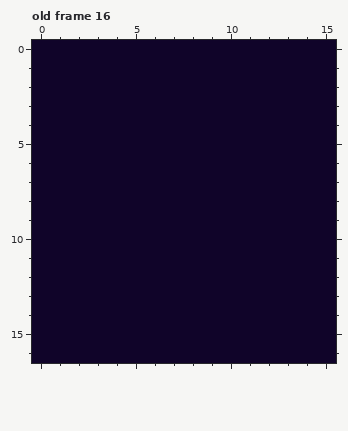
File history of a pixel-art file, assets/images/presents/medals.aseprite. Above is the file before it was changed.
16x17 pixels, 26 frames. Colours within 5 levels of each other are drawn and written as one. Shown: old frame 16.
The same view after the edit:
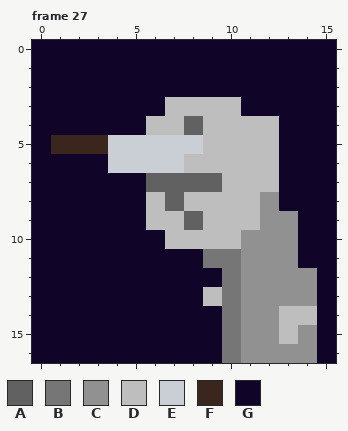
Palette (. is transparent): A #616161  B #767676  C #919191  D #bebebe  E #c9cfd4  F #3a261d  G #100429
A new or re-ordered frame is compared with the old frame closest to it.
Difference:
{"change": "frames 26 -> 27"}
{"change": "layer \"Layer 1\" added"}
{"where": "frame 27 is new; against old frame 16, layers \"Layer 1\", \"Layer\""}
{"frame":27,"y":3,"x":7,"old":"GGGG","new":"DDDD"}
{"frame":27,"y":4,"x":6,"old":"GGGGGGG","new":"DDADDDD"}
{"frame":27,"y":5,"x":1,"old":"GGGGGGGGGGGG","new":"FFFEEEEEDDDD"}
{"frame":27,"y":6,"x":4,"old":"GGGGGGGGG","new":"EEEEDDDDD"}
{"frame":27,"y":7,"x":6,"old":"GGGGGGG","new":"AAAADDD"}
{"frame":27,"y":8,"x":6,"old":"GGGGGGG","new":"DADDDDC"}
{"frame":27,"y":9,"x":6,"old":"GGGGGGGG","new":"DDADDDCC"}
{"frame":27,"y":10,"x":7,"old":"GGGGGGG","new":"DDDDCCC"}
{"frame":27,"y":11,"x":9,"old":"GGGGG","new":"BBCCC"}
{"frame":27,"y":12,"x":10,"old":"GGGGG","new":"BCCCC"}
{"frame":27,"y":13,"x":9,"old":"GGGGGG","new":"DBCCCC"}
{"frame":27,"y":14,"x":10,"old":"GGGGG","new":"BCCDD"}
{"frame":27,"y":15,"x":10,"old":"GGGGG","new":"BCCDC"}
{"frame":27,"y":16,"x":10,"old":"GGGGG","new":"BCCCC"}
